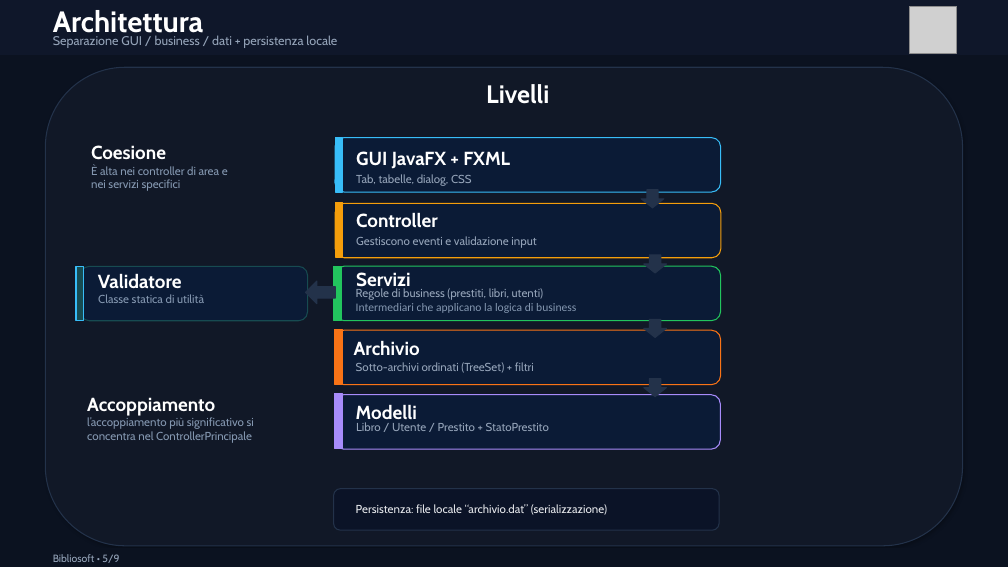
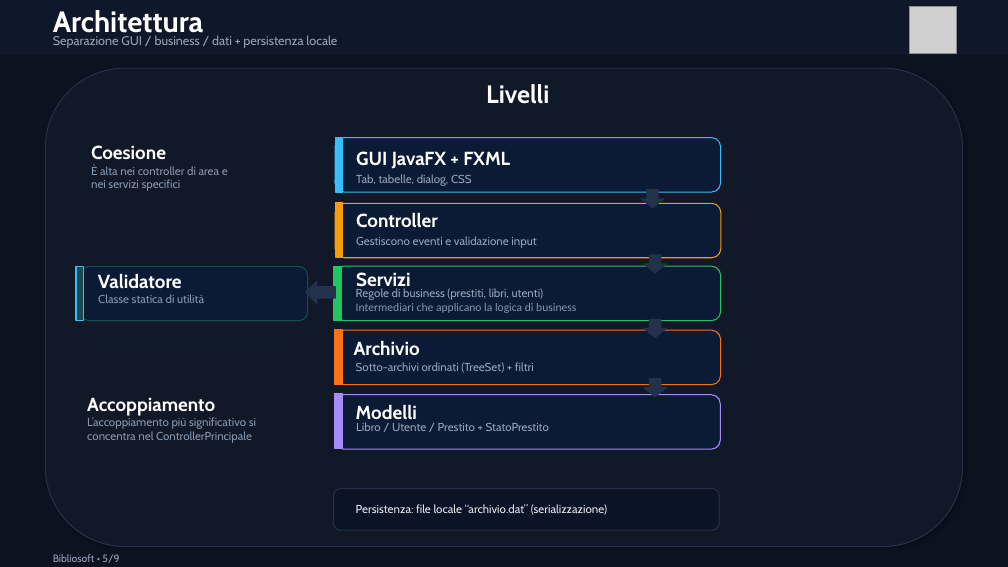
Before and after one commit to digregoriomario/bibliosoft, a slide deck: slide 5 of presentazione_bibliosoft.pptx. Drawn at 1008x567 pixels with LibreOffice and Linux fonts; fonts in the diff are those of the drawing; grey boxes stand for pictures. Boxes give left, top, right and bottom in pixels: in the first picture for what was removed or moved away, otherwise in the second. Text is boxed around its words. In the diff, an @@ line names an element or a change of style, - is before the commit and + after.

```diff
--- a/presentazione_bibliosoft.pptx
+++ b/presentazione_bibliosoft.pptx
@@ text at box(87, 397, 256, 443): text changed @@
-Accoppiamento
-l’accoppiamento più significativo si concentra nel ControllerPrincipale
+Accoppiamento
+L’accoppiamento più significativo si concentra nel ControllerPrincipale
```
Also in this commit, not shown: 4 other slides changed.
